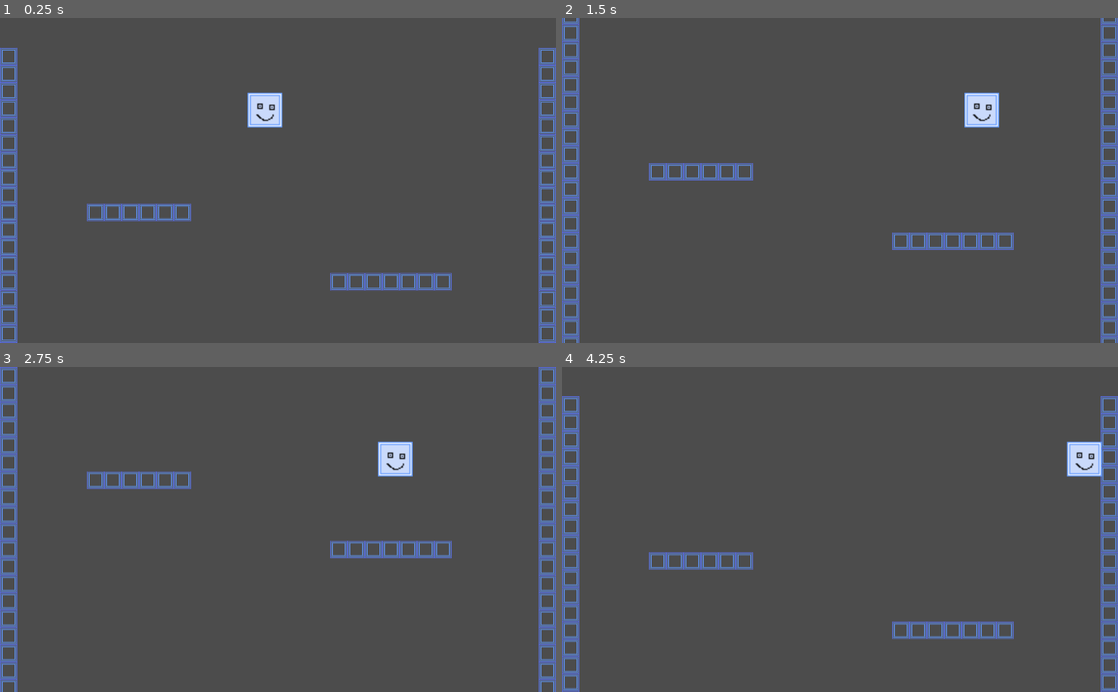
Above: before the commit, frames 1-4 (two rows, left to right).
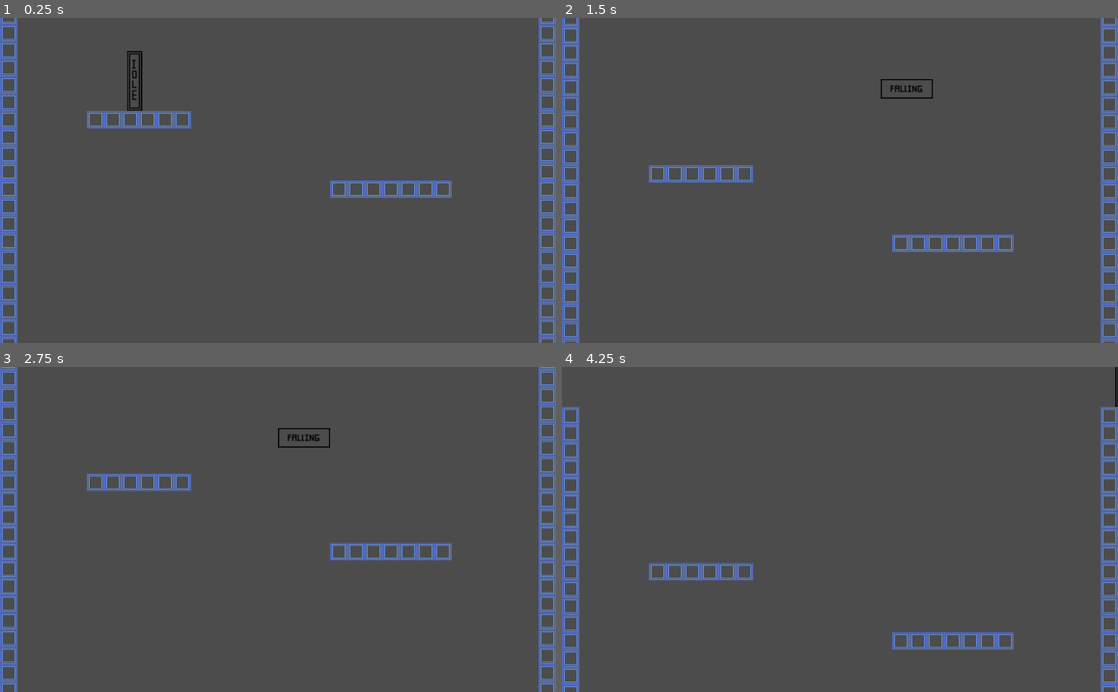
Above: after the commit, the same moments.

Repository: poetahto/Flop-Game
Game: Godot game, scene res://src/levels/TestLevel.tscn
Same seed, same stepped clock (60 frames per second), same inputs: the game is played once before the commit and once after it.
Inputs:
- Up to frame 1 (0.25 s): no input
- Up to frame 2 (1.5 s): hold D (move_right) from 0.53 s (still down); tap W (move_up) at 0.77 s
- Up to frame 3 (2.75 s): tap W (move_up) at 1.52 s; release D (move_right) at 2.03 s; hold A (move_left) from 2.03 s (still down)
- Up to frame 4 (4.25 s): release A (move_left) at 2.78 s; hold D (move_right) from 2.78 s (still down); tap W (move_up) at 3.02, 3.77 s

The runs differ from the first frame. In frame 1, 6.6% of the frame differs, in the area x 0-100%, y 0-100%; in frame 2, 4.1%; in frame 3, 4.2%; in frame 4, 5.8%.

Commit message:
added animations, adjusted movement speed based on surface. TODO automate collision box

Diff:
--- a/src/Player.tscn
+++ b/src/Player.tscn
@@ -1,25 +1,54 @@
-[gd_scene load_steps=4 format=2]
+[gd_scene load_steps=10 format=2]
 
-[ext_resource path="res://assets/sprites/PlayerPH.png" type="Texture" id=1]
+[ext_resource path="res://assets/sprites/Player Idle.png" type="Texture" id=1]
 [ext_resource path="res://src/scripts/Player.gd" type="Script" id=2]
+[ext_resource path="res://assets/sprites/Player Falling.png" type="Texture" id=3]
 
 [sub_resource type="RectangleShape2D" id=1]
-extents = Vector2( 29.9024, 31.3042 )
+extents = Vector2( 45.7264, 16.3162 )
+
+[sub_resource type="AtlasTexture" id=5]
+flags = 4
+atlas = ExtResource( 3 )
+region = Rect2( 0, 0, 48, 18 )
+
+[sub_resource type="AtlasTexture" id=6]
+flags = 4
+atlas = ExtResource( 3 )
+region = Rect2( 48, 0, 48, 18 )
+
+[sub_resource type="AtlasTexture" id=2]
+flags = 4
+atlas = ExtResource( 1 )
+region = Rect2( 0, 0, 14, 55 )
+
+[sub_resource type="AtlasTexture" id=3]
+flags = 4
+atlas = ExtResource( 1 )
+region = Rect2( 14, 0, 14, 55 )
+
+[sub_resource type="SpriteFrames" id=4]
+animations = [ {
+"frames": [ SubResource( 5 ), SubResource( 6 ) ],
+"loop": true,
+"name": "Falling",
+"speed": 5.0
+}, {
+"frames": [ SubResource( 2 ), SubResource( 3 ) ],
+"loop": true,
+"name": "Idle",
+"speed": 2.0
+} ]
 
 [node name="Player" type="KinematicBody2D"]
 position = Vector2( -1.50732, 31.6542 )
 collision_mask = 4
 script = ExtResource( 2 )
 
-[node name="Sprite" type="Sprite" parent="."]
-scale = Vector2( 2, 2 )
-texture = ExtResource( 1 )
-
-[node name="CollisionShape2D" type="CollisionShape2D" parent="."]
-position = Vector2( -0.0591812, 0.687395 )
+[node name="Player Collider Falling" type="CollisionShape2D" parent="."]
 shape = SubResource( 1 )
 
-[node name="Camera2D" type="Camera2D" parent="."]
+[node name="Player Camera" type="Camera2D" parent="."]
 position = Vector2( 0, 190 )
 current = true
 limit_left = 0
@@ -28,3 +57,11 @@
 limit_smoothed = true
 drag_margin_h_enabled = true
 drag_margin_v_enabled = true
+
+[node name="Player Animation" type="AnimatedSprite" parent="."]
+position = Vector2( 0, -39.3331 )
+scale = Vector2( 2, 2 )
+frames = SubResource( 4 )
+animation = "Idle"
+frame = 1
+playing = true
--- a/src/levels/Camera2D.gd
+++ /dev/null
@@ -1 +0,0 @@
-extends Camera2D
--- a/src/levels/TestLevel.tscn
+++ b/src/levels/TestLevel.tscn
@@ -36,4 +36,6 @@
 tile_data = PoolIntArray( 0, 0, 0, 31, 0, 0, 65536, 0, 0, 65567, 0, 0, 131072, 0, 0, 131103, 0, 0, 196608, 0, 0, 196639 …(1786 unchanged characters)…
 
 [node name="Player" parent="." instance=ExtResource( 1 )]
-position = Vector2( 488, -1336 )
+position = Vector2( 247.622, -1149.9 )
+collision/safe_margin = 0.8
+max_speed = Vector2( 500, 300 )
--- a/src/scripts/Player.gd
+++ b/src/scripts/Player.gd
@@ -15,6 +15,9 @@
 # This function is run once every frame at a constant rate: be sure to multiply
 #
 func _physics_process(delta: float) -> void:
+
+	_update_animation()
+
 	# Allows developers to teleport upward with the "Up" or "W" keys
 	# TODO: Remove this if statement for final release!
 	if Input.is_action_just_pressed("move_up"):
@@ -26,9 +29,15 @@
 
 	velocity = max_speed * direction
 
-	velocity.y += gravity * delta
+	#velocity.y += gravity * delta
 	#velocity.y = min(velocity.y, max_speed.y)
 
-	velocity = move_and_slide(velocity)
+	velocity = move_and_slide(velocity, Vector2(0, -1))
 
-	print_debug(velocity)
+func _update_animation() -> void:
+	if is_on_floor():
+		get_node("Player Animation").set_animation("Idle")
+		max_speed.x = 150
+	elif !is_on_floor():
+		get_node("Player Animation").set_animation("Falling")
+		max_speed.x = 500
Binary file removed: assets/sprites/NEEVqVd.jpg
Binary file added: assets/sprites/Player Falling.png
Not shown, added: assets/sprites/Player Falling.png.import
Binary file added: assets/sprites/Player Idle.png
Not shown, changed: assets/sprites/Player Idle.png.import
Binary file removed: assets/sprites/PlayerPH.aseprite
Binary file removed: assets/sprites/PlayerPH.png
